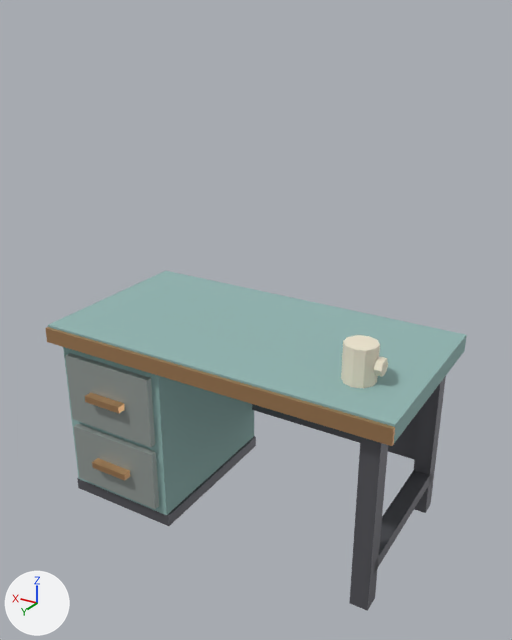
Two versions of the glTF model assets/models/props/grabber_desk.glb, one commit apart.
One viewpoint serves both versions: a 50 mm lens placed at (-0.76, 1.257, 1.114), pointed at (-0.002, -0.006, 0.482). Every picture has the same lights, and +X, +Y and +Z are marked at lower left. The first picture is the older version. Vertices at exactly the same position are counted once.

Objects in the first picture: 'GrabberDesk'.
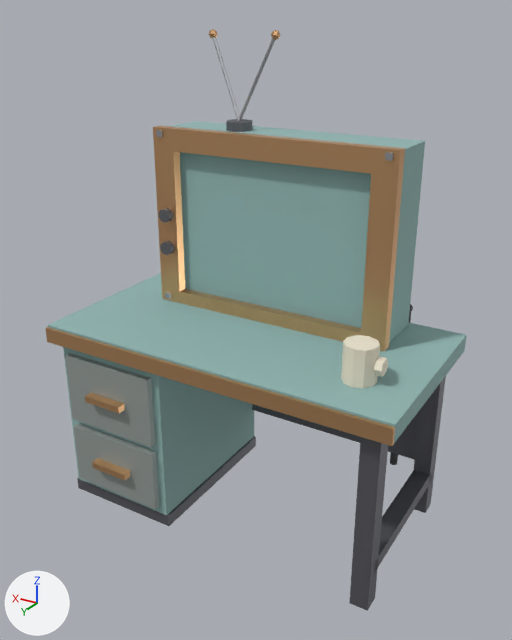
Diff of the bpy script that builds the scene:
```diff
--- a/assets/models/props/grabber_desk.glb.py
+++ b/assets/models/props/grabber_desk.glb.py
@@ mat_dartblack @@
+mat_dartblack = principled_material('DartBlack')
+mat_dartblack.base_color = (0.07, 0.07, 0.07)  # dark grey #4b4b4b
+mat_dartblack.roughness = 0.8
@@ mat_iron @@
+mat_iron = principled_material('Iron')
+mat_iron.base_color = (0.42, 0.43, 0.46)  # grey #adafb5
+mat_iron.metallic = 0.8
+mat_iron.roughness = 0.45
@@ me_grabberdesk @@
 # used by ob_grabberdesk; location = (0.0, 0.0, 0.0)
-me_grabberdesk.from_pydata(...)  # 166 vertices, 260 faces; spans x -0.42..0.42, y -0.22..0.235, z 0.0..0.54
+me_grabberdesk.from_pydata(...)  # 444 vertices, 736 faces; spans x -0.42..0.42, y -0.305..0.235, z 0.0..1.085
+# me_grabberdesk part 1: a new loose piece, a box spanning x -0.29..0.29, y -0.205..-0.069, z 0.462..0.875, in mat_paint (greyish cyan #93b6b3)
+# me_grabberdesk part 2: a new loose piece, a box spanning x -0.295..0.295, y -0.071..-0.045, z 0.83..0.88, in mat_copper (beige #e5b381)
+# me_grabberdesk part 3: a new loose piece, a box spanning x -0.295..0.295, y -0.071..-0.045, z 0.457..0.49, in mat_copper (beige #e5b381)
+# me_grabberdesk part 4: a new loose piece, a box spanning x -0.295..-0.24, y -0.071..-0.045, z 0.49..0.83, in mat_copper (beige #e5b381)
+# me_grabberdesk part 5: a new loose piece, a box spanning x 0.24..0.295, y -0.071..-0.045, z 0.49..0.83, in mat_copper (beige #e5b381)
+# me_grabberdesk part 6: a new loose piece, a UV sphere (6 segments, 4 rings, poles along z) spanning x 0.031..0.049, y -0.167..-0.147, z 1.065..1.085, in mat_copper (beige #e5b381)
+# me_grabberdesk part 7: a new loose piece, a UV sphere (6 segments, 4 rings, poles along z) spanning x 0.191..0.209, y -0.167..-0.147, z 1.065..1.085, in mat_copper (beige #e5b381)
+# me_grabberdesk part 8: a new loose piece, a 10-sided cylinder along y spanning x 0.25..0.28, y -0.045..-0.03, z 0.664..0.696, in mat_irondark (grey #737379)
+# me_grabberdesk part 9: a new loose piece, a 10-sided cylinder along y spanning x 0.25..0.28, y -0.045..-0.03, z 0.584..0.616, in mat_irondark (grey #737379)
+# me_grabberdesk part 10: a new loose piece, an 8-sided cylinder along z spanning x 0.09..0.15, y -0.167..-0.107, z 0.875..0.895, in mat_irondark (grey #737379)
+# me_grabberdesk part 11: a new loose piece, a box spanning x -0.282..-0.268, y -0.045..-0.04, z 0.86..0.874, in mat_iron (grey #adafb5)
+# me_grabberdesk part 12: a new loose piece, a box spanning x 0.268..0.282, y -0.045..-0.04, z 0.86..0.874, in mat_iron (grey #adafb5)
+# me_grabberdesk part 13: a new loose piece, a 10-sided cylinder along z spanning x -0.28..-0.26, y -0.26..-0.24, z 0.05..0.482, in mat_dartblack (dark grey #4b4b4b)
+# me_grabberdesk part 14
+# 18 vertices are added at x -0.23..0.23, y -0.305..-0.133, z 0.492..1.077
+# 5 new vertices lie (0.08, 0.02, -0.18) away from vertices in x 0.036..0.043, y -0.16..-0.153, z 1.074..1.077
+# 5 new vertices lie (0.08, -0.02, 0.18) away from vertices in x 0.117..0.124, y -0.14..-0.133, z 0.894..0.897
+# 12 new faces join them, mat_paint (greyish cyan #93b6b3)
+# 32 new faces join them, mat_iron (grey #adafb5)
+# other edits to the shape of me_grabberdesk do not show in these pictures
 me_grabberdesk.materials.append(mat_paint)
@@ me_grabberdesk @@
 me_grabberdesk.materials.append(mat_cream)
+me_grabberdesk.materials.append(mat_iron)  # grey #adafb5
+me_grabberdesk.materials.append(mat_dartblack)  # dark grey #4b4b4b
```

What differs and where, as boxes (x1, y1, x2, y2) in the pictures (512 x 640 px):
'GrabberDesk', reshaped (71% taller)
    before: (45, 271, 467, 611)
    after: (45, 29, 467, 611)
part 1 of me_grabberdesk, added
    after: (171, 121, 425, 343)
part 2 of me_grabberdesk, added (beige)
    after: (153, 126, 405, 177)
part 3 of me_grabberdesk, added (beige)
    after: (162, 288, 390, 351)
part 4 of me_grabberdesk, added (beige)
    after: (361, 174, 403, 339)
part 5 of me_grabberdesk, added (beige)
    after: (154, 149, 185, 292)
part 6 of me_grabberdesk, added
    after: (271, 30, 280, 40)
part 7 of me_grabberdesk, added
    after: (209, 29, 217, 38)
part 8 of me_grabberdesk, added
    after: (159, 208, 173, 223)
part 9 of me_grabberdesk, added
    after: (160, 241, 174, 255)
part 10 of me_grabberdesk, added
    after: (226, 119, 252, 132)
part 11 of me_grabberdesk, added
    after: (385, 152, 393, 161)
part 12 of me_grabberdesk, added
    after: (156, 130, 163, 137)
part 13 of me_grabberdesk, added
    after: (390, 312, 411, 465)
part 14 of me_grabberdesk, added
    after: (213, 37, 275, 121)
